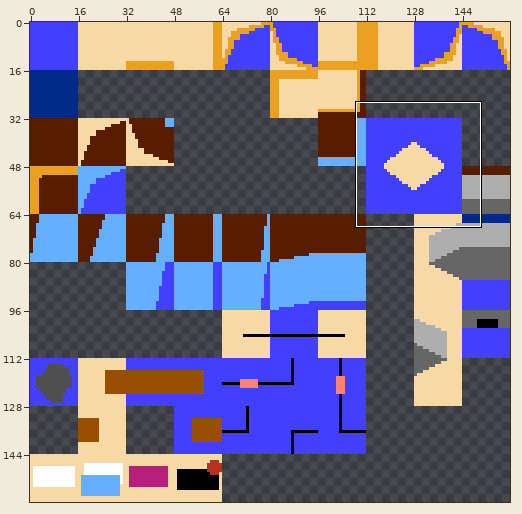
Pixel-art file, stored at art/16x_tileset.aseprite. Above, an overview of the earlier version with the close-up marked.
Close-up. Before the edit:
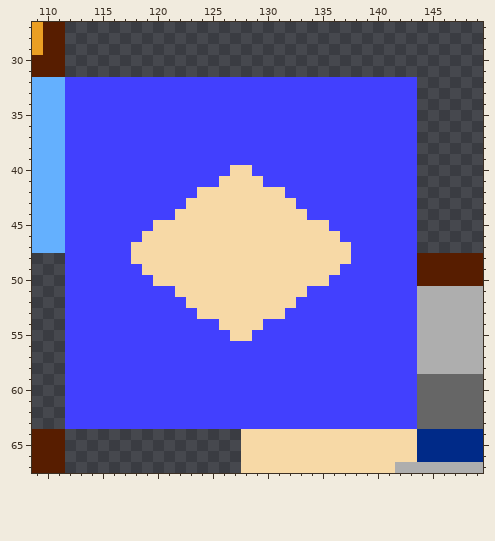
160x160 pixels, 1 frame. Shown: x 109..149, y 27..67.
Now the later version:
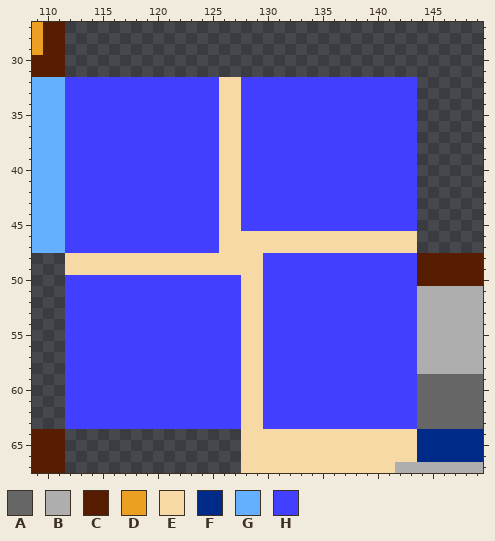
Palette (. is transparent): A #666666  B #aeaeae  C #571d00  D #eb9f23  E #f7d9a6  F #002a88  G #64b0fe  H #4240fe
Diff:
@@ x 109..149 @@
 31 CCC......................................
-32 GGGHHHHHHHHHHHHHHHHHHHHHHHHHHHHHHHH......
-33 GGGHHHHHHHHHHHHHHHHHHHHHHHHHHHHHHHH......
-34 GGGHHHHHHHHHHHHHHHHHHHHHHHHHHHHHHHH......
-35 GGGHHHHHHHHHHHHHHHHHHHHHHHHHHHHHHHH......
-36 GGGHHHHHHHHHHHHHHHHHHHHHHHHHHHHHHHH......
-37 GGGHHHHHHHHHHHHHHHHHHHHHHHHHHHHHHHH......
-38 GGGHHHHHHHHHHHHHHHHHHHHHHHHHHHHHHHH......
-39 GGGHHHHHHHHHHHHHHHHHHHHHHHHHHHHHHHH......
-40 GGGHHHHHHHHHHHHHHHEEHHHHHHHHHHHHHHH......
-41 GGGHHHHHHHHHHHHHHEEEEHHHHHHHHHHHHHH......
-42 GGGHHHHHHHHHHHHEEEEEEEEHHHHHHHHHHHH......
-43 GGGHHHHHHHHHHHEEEEEEEEEEHHHHHHHHHHH......
-44 GGGHHHHHHHHHHEEEEEEEEEEEEHHHHHHHHHH......
-45 GGGHHHHHHHHEEEEEEEEEEEEEEEEHHHHHHHH......
-46 GGGHHHHHHHEEEEEEEEEEEEEEEEEEHHHHHHH......
-47 GGGHHHHHHEEEEEEEEEEEEEEEEEEEEHHHHHH......
-48 ...HHHHHHEEEEEEEEEEEEEEEEEEEEHHHHHHCCCCCC
-49 ...HHHHHHHEEEEEEEEEEEEEEEEEEHHHHHHHCCCCCC
-50 ...HHHHHHHHEEEEEEEEEEEEEEEEHHHHHHHHCCCCCC
-51 ...HHHHHHHHHHEEEEEEEEEEEEHHHHHHHHHHBBBBBB
-52 ...HHHHHHHHHHHEEEEEEEEEEHHHHHHHHHHHBBBBBB
-53 ...HHHHHHHHHHHHEEEEEEEEHHHHHHHHHHHHBBBBBB
-54 ...HHHHHHHHHHHHHHEEEEHHHHHHHHHHHHHHBBBBBB
-55 ...HHHHHHHHHHHHHHHEEHHHHHHHHHHHHHHHBBBBBB
-56 ...HHHHHHHHHHHHHHHHHHHHHHHHHHHHHHHHBBBBBB
-57 ...HHHHHHHHHHHHHHHHHHHHHHHHHHHHHHHHBBBBBB
-58 ...HHHHHHHHHHHHHHHHHHHHHHHHHHHHHHHHBBBBBB
-59 ...HHHHHHHHHHHHHHHHHHHHHHHHHHHHHHHHAAAAAA
-60 ...HHHHHHHHHHHHHHHHHHHHHHHHHHHHHHHHAAAAAA
-61 ...HHHHHHHHHHHHHHHHHHHHHHHHHHHHHHHHAAAAAA
-62 ...HHHHHHHHHHHHHHHHHHHHHHHHHHHHHHHHAAAAAA
-63 ...HHHHHHHHHHHHHHHHHHHHHHHHHHHHHHHHAAAAAA
+32 GGGHHHHHHHHHHHHHHEEHHHHHHHHHHHHHHHH......
+33 GGGHHHHHHHHHHHHHHEEHHHHHHHHHHHHHHHH......
+34 GGGHHHHHHHHHHHHHHEEHHHHHHHHHHHHHHHH......
+35 GGGHHHHHHHHHHHHHHEEHHHHHHHHHHHHHHHH......
+36 GGGHHHHHHHHHHHHHHEEHHHHHHHHHHHHHHHH......
+37 GGGHHHHHHHHHHHHHHEEHHHHHHHHHHHHHHHH......
+38 GGGHHHHHHHHHHHHHHEEHHHHHHHHHHHHHHHH......
+39 GGGHHHHHHHHHHHHHHEEHHHHHHHHHHHHHHHH......
+40 GGGHHHHHHHHHHHHHHEEHHHHHHHHHHHHHHHH......
+41 GGGHHHHHHHHHHHHHHEEHHHHHHHHHHHHHHHH......
+42 GGGHHHHHHHHHHHHHHEEHHHHHHHHHHHHHHHH......
+43 GGGHHHHHHHHHHHHHHEEHHHHHHHHHHHHHHHH......
+44 GGGHHHHHHHHHHHHHHEEHHHHHHHHHHHHHHHH......
+45 GGGHHHHHHHHHHHHHHEEHHHHHHHHHHHHHHHH......
+46 GGGHHHHHHHHHHHHHHEEEEEEEEEEEEEEEEEE......
+47 GGGHHHHHHHHHHHHHHEEEEEEEEEEEEEEEEEE......
+48 ...EEEEEEEEEEEEEEEEEEHHHHHHHHHHHHHHCCCCCC
+49 ...EEEEEEEEEEEEEEEEEEHHHHHHHHHHHHHHCCCCCC
+50 ...HHHHHHHHHHHHHHHHEEHHHHHHHHHHHHHHCCCCCC
+51 ...HHHHHHHHHHHHHHHHEEHHHHHHHHHHHHHHBBBBBB
+52 ...HHHHHHHHHHHHHHHHEEHHHHHHHHHHHHHHBBBBBB
+53 ...HHHHHHHHHHHHHHHHEEHHHHHHHHHHHHHHBBBBBB
+54 ...HHHHHHHHHHHHHHHHEEHHHHHHHHHHHHHHBBBBBB
+55 ...HHHHHHHHHHHHHHHHEEHHHHHHHHHHHHHHBBBBBB
+56 ...HHHHHHHHHHHHHHHHEEHHHHHHHHHHHHHHBBBBBB
+57 ...HHHHHHHHHHHHHHHHEEHHHHHHHHHHHHHHBBBBBB
+58 ...HHHHHHHHHHHHHHHHEEHHHHHHHHHHHHHHBBBBBB
+59 ...HHHHHHHHHHHHHHHHEEHHHHHHHHHHHHHHAAAAAA
+60 ...HHHHHHHHHHHHHHHHEEHHHHHHHHHHHHHHAAAAAA
+61 ...HHHHHHHHHHHHHHHHEEHHHHHHHHHHHHHHAAAAAA
+62 ...HHHHHHHHHHHHHHHHEEHHHHHHHHHHHHHHAAAAAA
+63 ...HHHHHHHHHHHHHHHHEEHHHHHHHHHHHHHHAAAAAA
 64 CCC................EEEEEEEEEEEEEEEEFFFFFF
